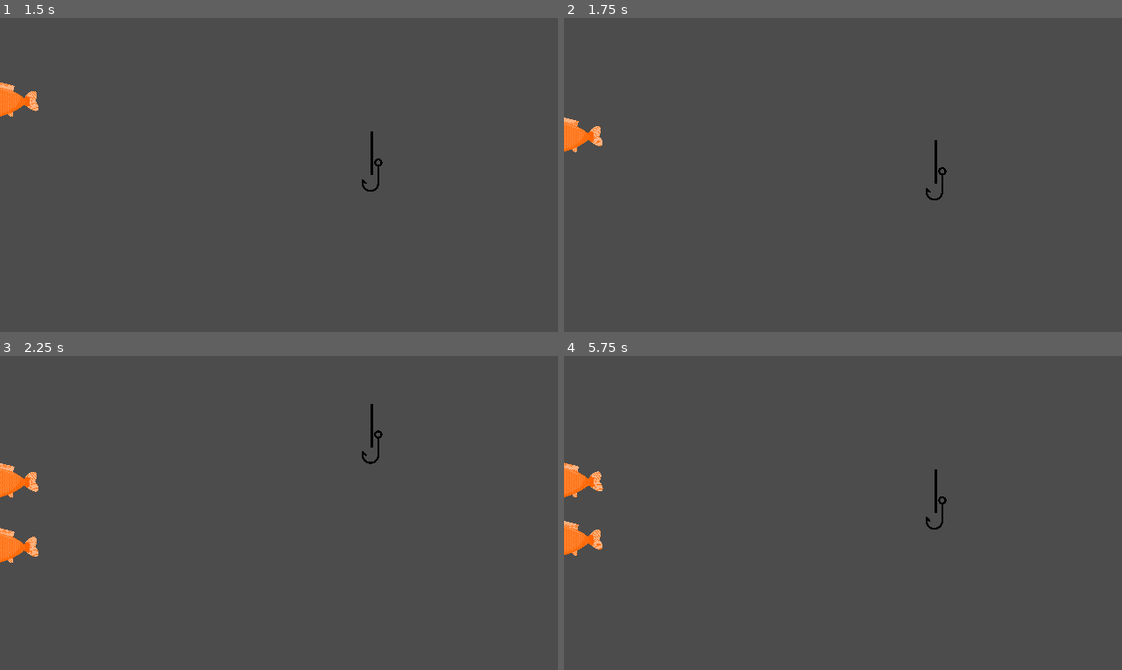
Above: before the commit, frames 1-4 (two rows, left to right).
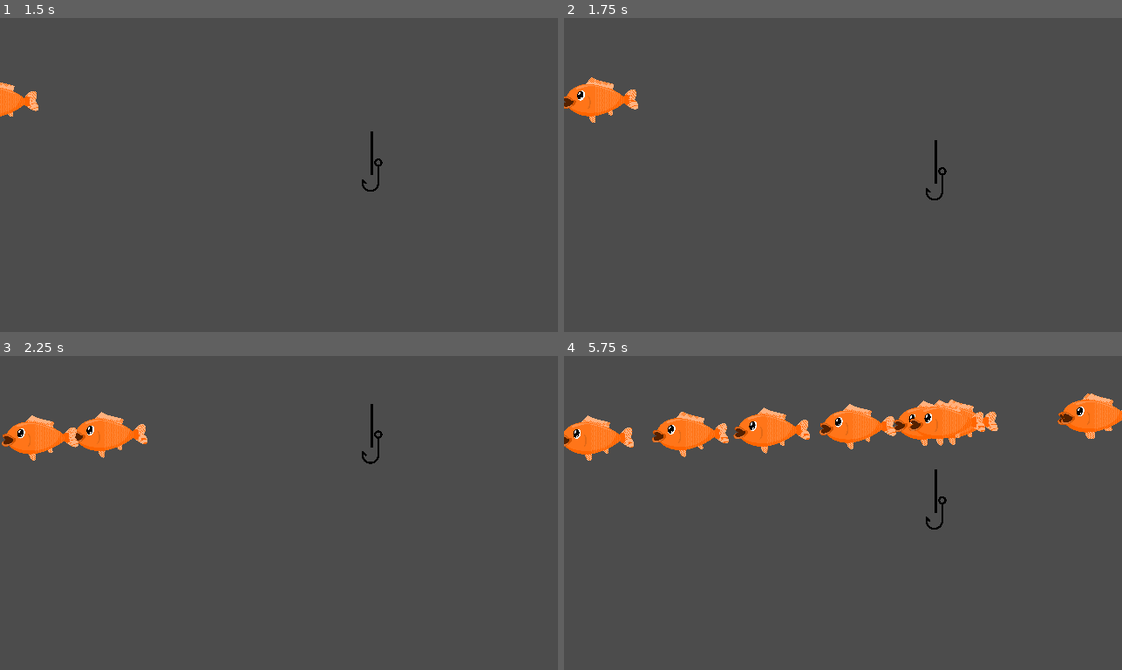
Above: after the commit, the same moments.

Repository: CSI-280-Fish-Game/Fish-Game
Game: Godot game, scene res://Main.tscn
Two runs of this game, one before a commit and one after it. Both use one fixed random seed, a clock stepped at 60 frames per second and the inputs below.
Inputs (mouse positions are in pixels of both pictures, inside the frame that each line leads up to):
- Up to frame 1 (1.5 s): move the mouse to (401, 159) at 0.52 s; tap Enter at 1.25 s; move the mouse to (167, 190) at 1.27 s
- Up to frame 2 (1.75 s): no input
- Up to frame 3 (2.25 s): move the mouse to (334, 443) at 2.02 s
- Up to frame 4 (5.75 s): move the mouse to (815, 575) at 2.77 s; move the mouse to (1010, 560) at 3.52 s; move the mouse to (675, 465) at 4.27 s; move the mouse to (870, 513) at 5.02 s

Frame 1 is identical in both runs. In frame 2, 1.5% of the frame differs, in the area x 0-14%, y 18-43%; in frame 3, 3.0%; in frame 4, 7.8%, in the area x 0-100%, y 11-64%.

Commit message:
Fish moves horizontal

Diff:
--- a/Fishing Game - Godot/Main.gd
+++ b/Fishing Game - Godot/Main.gd
@@ -28,12 +28,13 @@
 	mob.position = mob_spawn_location.position
 
 	# Add some randomness to the direction.
-	#direction += rand_range(-PI / 4, PI / 4)
-	#mob.rotation = direction
+	direction += rand_range(-PI / 4, PI / 4)
+	#direction -= 1000
+
 
 	# Choose the velocity for the mob.
 	var velocity = Vector2(rand_range(150.0, 250.0), 0.0)
-	mob.linear_velocity = velocity.rotated(direction)
+	mob.linear_velocity = velocity.rotated(245)
 
 	# Spawn the mob by adding it to the Main scene.
 	add_child(mob)
--- a/Fishing Game - Godot/Main.tscn
+++ b/Fishing Game - Godot/Main.tscn
@@ -6,7 +6,7 @@
 
 [sub_resource type="Curve2D" id=1]
 _data = {
-"points": PoolVector2Array( 0, 0, 0, 0, 0, 96, 0, 0, 0, 0, 640, 96, 0, 0, 0, 0, 640, 360, 0, 0, 0, 0, 0, 360, 0, 0, 0, 0, 0, 96 )
+"points": PoolVector2Array( 0, 0, 0, 0, 0, 96, 0, 0, 0, 0, 640, 96, 0, 0, 0, 0, 2552, 87.4699, 0, 0, 0, 0, 640, 360, 0, 0, 0, 0, 0, 360, 0, 0, 0, 0, 0, 96 )
 }
 
 [node name="Main" type="Node"]
@@ -20,13 +20,16 @@
 wait_time = 0.5
 
 [node name="MobPath" type="Path2D" parent="."]
-position = Vector2( -80, -104 )
+position = Vector2( 4, 4 )
 scale = Vector2( 0.25, 0.4573 )
 curve = SubResource( 1 )
 
 [node name="MobSpawnLocation" type="PathFollow2D" parent="MobPath"]
 position = Vector2( 0, 96 )
 
+[node name="MobSpawnLocation2" type="PathFollow2D" parent="MobPath"]
+position = Vector2( 0, 96 )
+
 [node name="StartTimer" type="Timer" parent="."]
 
 [connection signal="timeout" from="MobTimer" to="." method="_on_MobTimer_timeout"]
